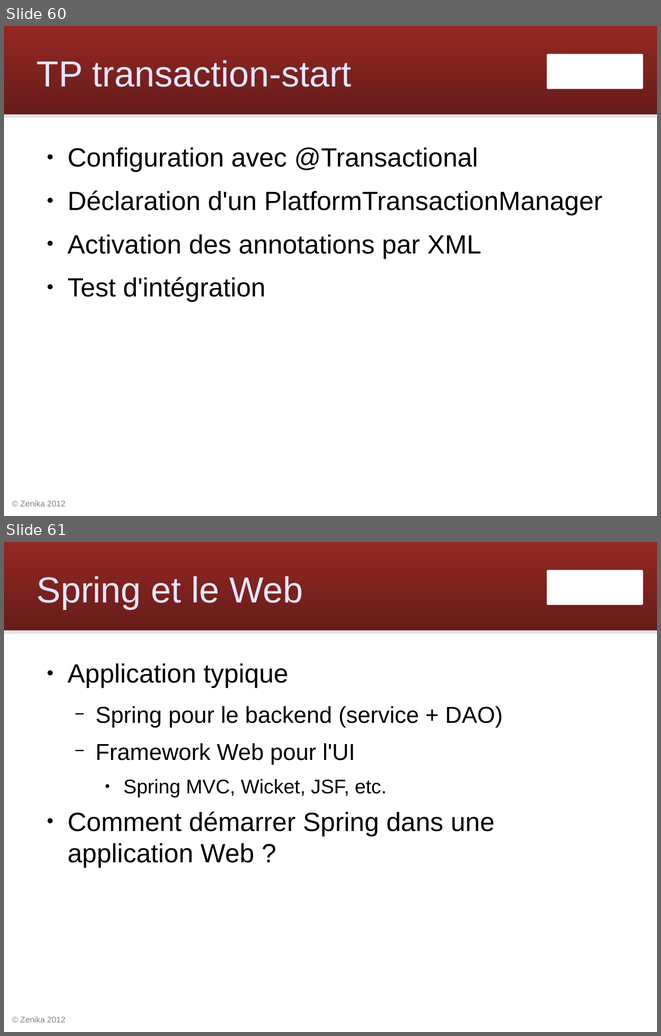
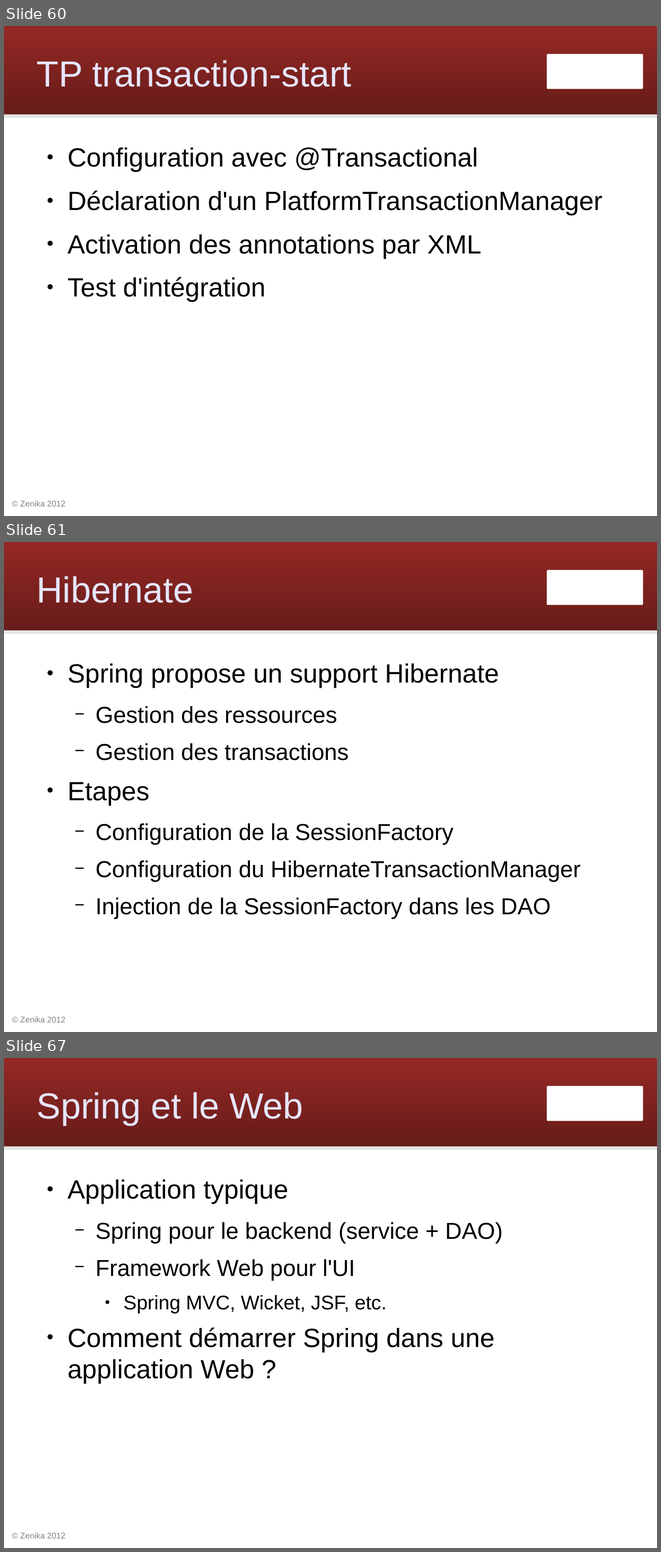
Before and after one commit to Zenika/workshop-spring-core, a slide deck: spring-workshop.odp. Shown one above the other, each under a label of ours: slides 60 and 61 before the commit, slides 60, 61 and 67 after it; the slides between them are not shown. The pictures are 661x1036 and 661x1552 pixels, drawn with LibreOffice and Linux fonts; fonts in the diff are those of the drawing; background and template pictures are left out. Boxes give left, top, right and bottom in pixels: in the first picture for what was removed or moved away, otherwise in the second. Text is boxed around its words. In the diff, an @@ line names an element or a change of style, - is before the commit and + after.

Commit message:
slides Hibernate

```diff
--- a/spring-workshop.odp
+++ b/spring-workshop.odp
@@ slide 61 added at (4,542,657,1032), background #FFFFFF; not listed: 4 template elements that a slide beside it also shows @@
@@ title added at (37,576,194,603), 44 pt, text #E6E6FF @@
+Hibernate
@@ text added at (68,663,581,919), 28 pt, text #000000 @@
+● Spring propose un support Hibernate
+  − Gestion des ressources
+  − Gestion des transactions
+● Etapes
+  − Configuration de la SessionFactory
+  − Configuration du HibernateTransactionManager
+  − Injection de la SessionFactory dans les DAO
@@ what was slide 61 is now slide 67 @@
```
Also in this commit, not shown: 5 other slides added, 4 other files.
